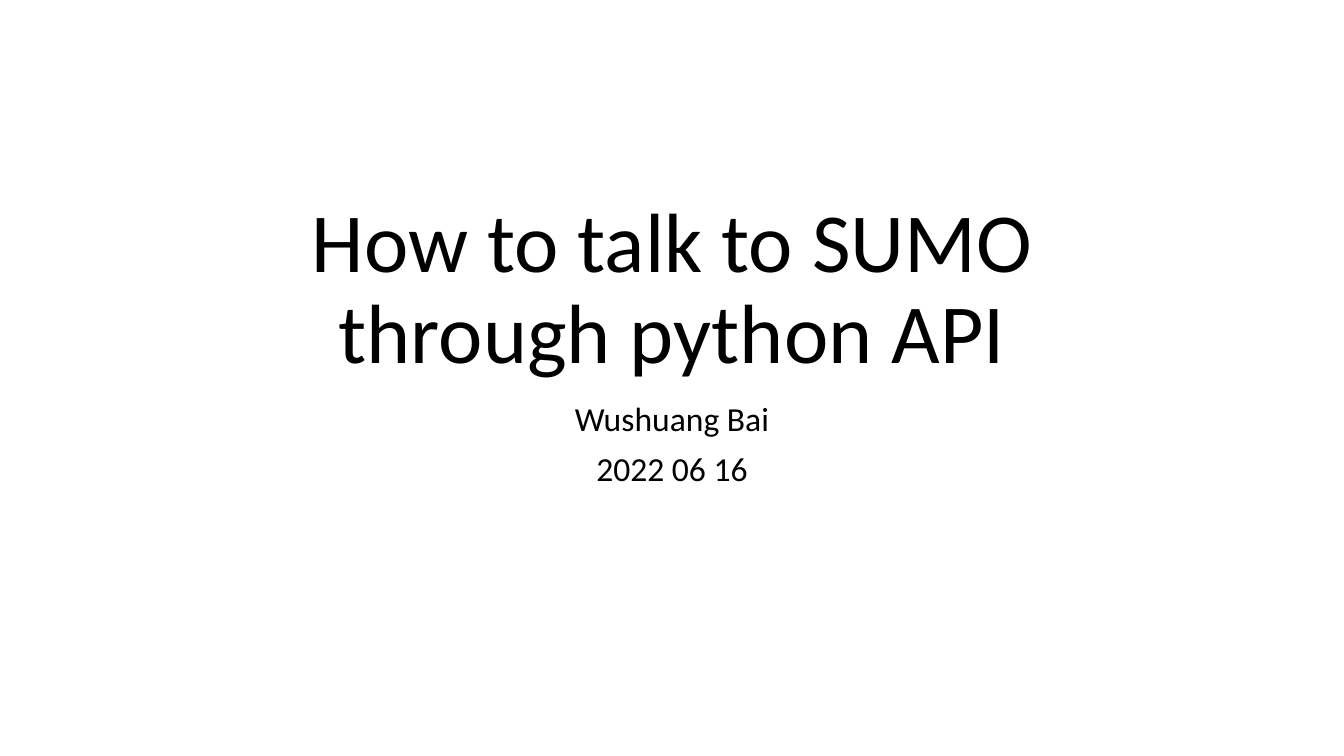
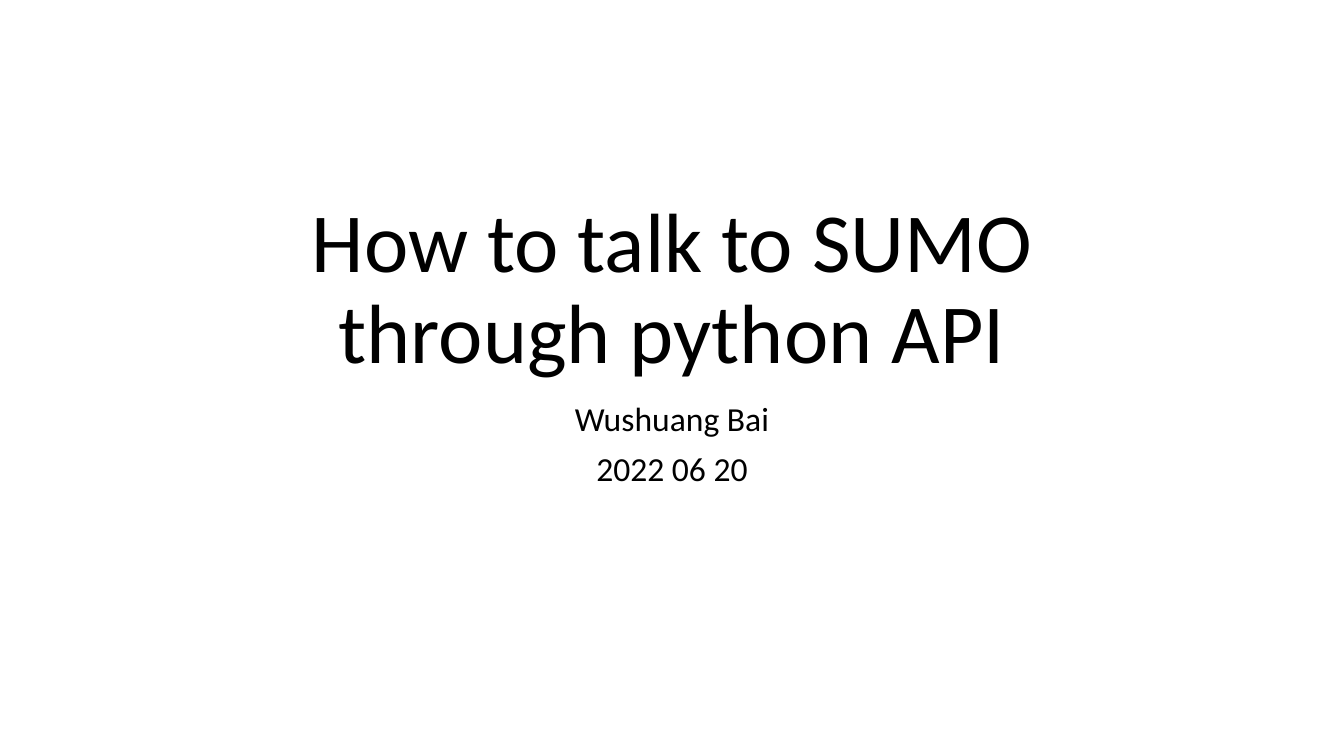
Before and after one commit to PAWorkzoneAutomation/TrafficSimulators_GettingStartedWithDifferrentSimulators_GettingStartedWithSUMO, a slide deck: slide 1 of Documents/How to talk to SUMO through python API.pptx. Drawn at 1344x756 pixels with LibreOffice and Linux fonts; fonts in the diff are those of the drawing. Boxes give left, top, right and bottom in pixels: in the first picture for what was removed or moved away, otherwise in the second. Text is boxed around its words. In the diff, an @@ line names an element or a change of style, - is before the commit and + after.

```diff
--- a/Documents/How to talk to SUMO through python API.pptx
+++ b/Documents/How to talk to SUMO through python API.pptx
@@ subtitle at <box>596,458,748,482</box>: text changed @@
-2022 06 16
+2022 06 20
```
Also in this commit, not shown: 4 other slides changed, 5 slides added, 1 slide removed.
